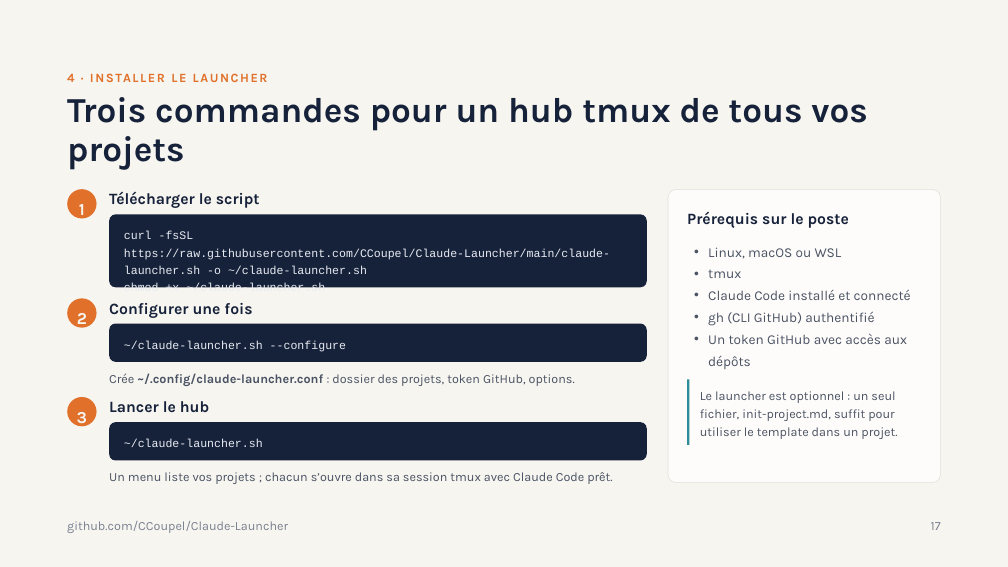
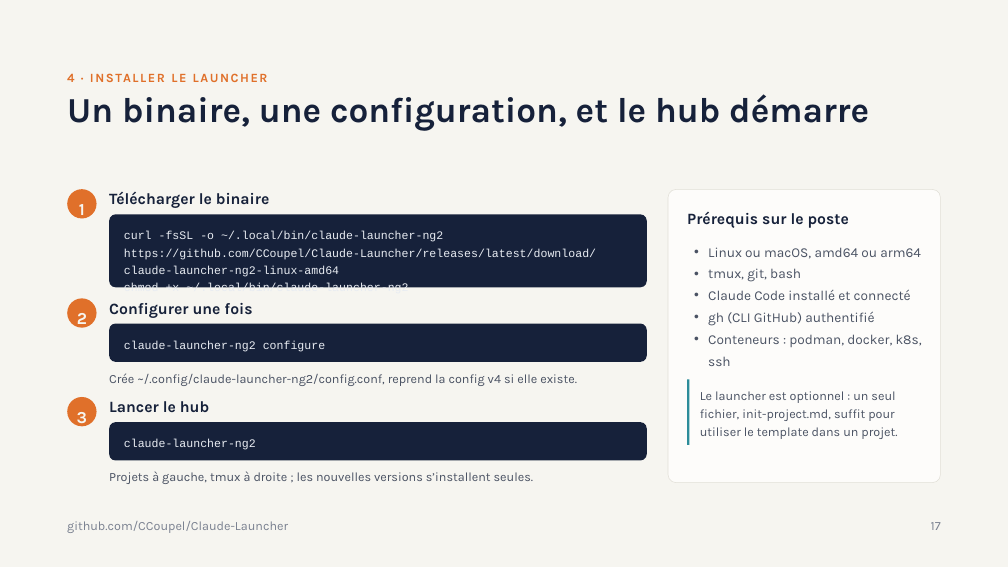
Before and after one commit to CCoupel/Claude-Launcher, a slide deck: slide 17 of Claude Code et le template projet.pptx. Drawn at 1008x567 pixels with LibreOffice and Linux fonts; fonts in the diff are those of the drawing. Boxes give left, top, right and bottom in pixels: in the first picture for what was removed or moved away, otherwise in the second. Text is boxed around its words. In the diff, an @@ line names an element or a change of style, - is before the commit and + after.

```diff
--- a/Claude Code et le template projet.pptx
+++ b/Claude Code et le template projet.pptx
@@ title at bbox=[67, 94, 869, 131]: text changed @@
-Trois commandes pour un hub tmux de tous vos projets
+Un binaire, une configuration, et le hub démarre
@@ text at bbox=[109, 192, 270, 208]: text changed @@
-Télécharger le script
+Télécharger le binaire
@@ text in rounded rectangle at bbox=[124, 231, 596, 288]: text changed @@
-curl -fsSL https://raw.githubusercontent.com/CCoupel/Claude-Launcher/main/claude-launcher.sh -o ~/claude-launcher.sh
-chmod +x ~/claude-launcher.sh
+curl -fsSL -o ~/.local/bin/claude-launcher-ng2 https://github.com/CCoupel/Claude-Launcher/releases/latest/download/claude-launcher-ng2-linux-amd64
+chmod +x ~/.local/bin/claude-launcher-ng2
@@ text at bbox=[708, 247, 921, 282]: text changed @@
-• Linux, macOS ou WSL
-• tmux
+• Linux ou macOS, amd64 ou arm64
+• tmux, git, bash
@@ text in rounded rectangle at bbox=[124, 340, 325, 352]: text changed @@
-~/claude-launcher.sh --configure
+claude-launcher-ng2 configure
@@ text at bbox=[708, 334, 922, 366]: text changed @@
-• Un token GitHub avec accès aux dépôts
+• Conteneurs : podman, docker, k8s, ssh
@@ text at bbox=[109, 373, 577, 386]: text changed @@
-Crée ~/.config/claude-launcher.conf : dossier des projets, token GitHub, options.
+Crée ~/.config/claude-launcher-ng2/config.conf, reprend la config v4 si elle existe.
@@ text in rounded rectangle at bbox=[124, 439, 256, 450]: text changed @@
-~/claude-launcher.sh
+claude-launcher-ng2
@@ text at bbox=[109, 471, 534, 484]: text changed @@
-Un menu liste vos projets ; chacun s’ouvre dans sa session tmux avec Claude Code prêt.
+Projets à gauche, tmux à droite ; les nouvelles versions s’installent seules.
```
Also in this commit, not shown: 3 other slides changed, 1 other file.
